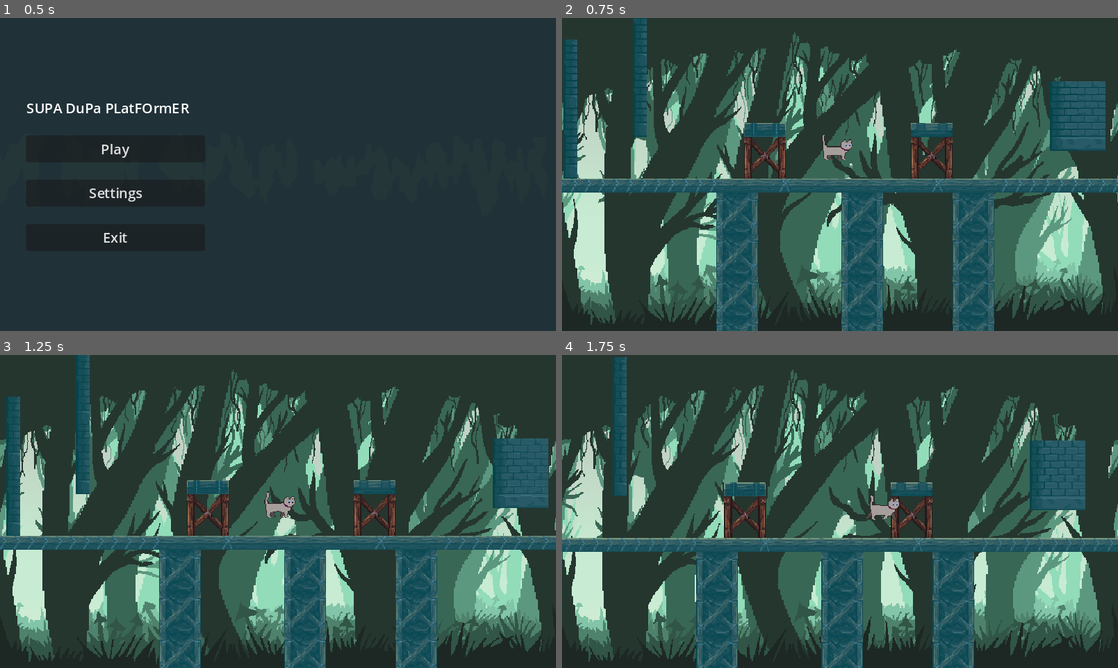
Above: before the commit, frames 1-4 (two rows, left to right).
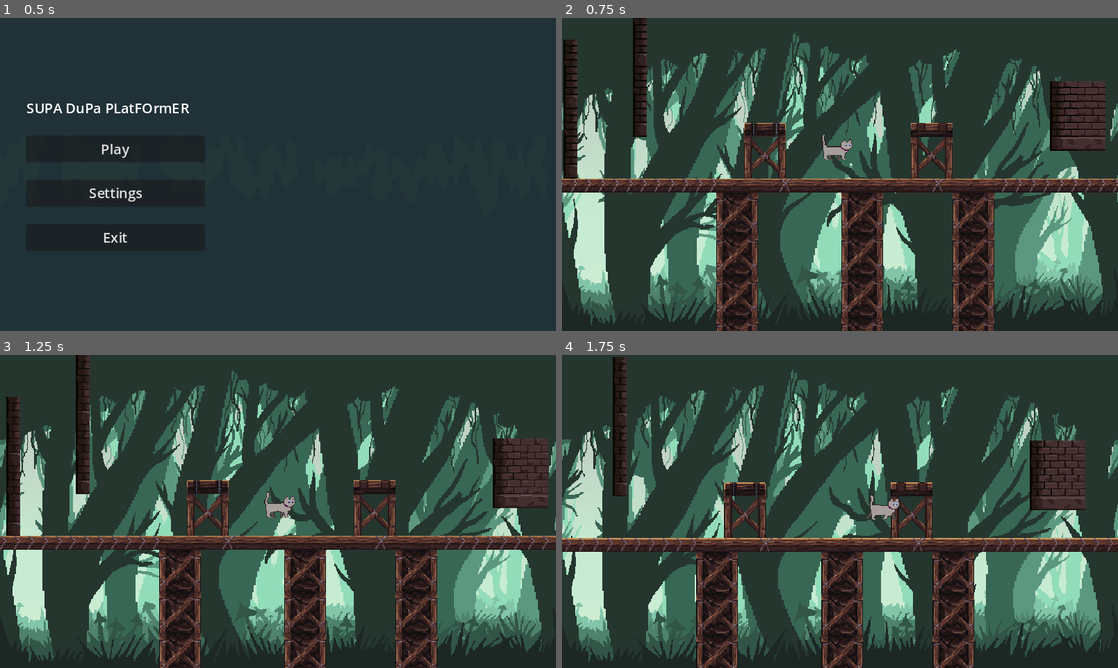
Above: after the commit, the same moments.

Repository: DrDGS/CatPlatformer
Game: Godot game, scene res://Scenes/UI/main_menu.tscn
Same seed, same stepped clock (60 frames per second), same inputs: the game is played once before the commit and once after it.
Inputs:
- Up to frame 1 (0.5 s): no input
- Up to frame 2 (0.75 s): click "Play" at 0.5 s
- Up to frame 3 (1.25 s): no input
- Up to frame 4 (1.75 s): hold D (move_right) from 1.28 s (still down); hold Shift (run) from 1.28 s (still down); tap Space (jump) at 1.52, 1.55 s

Frame 1 is identical in both runs. In frame 2, 19% of the frame differs, in the area x 0-100%, y 0-100%; in frame 3, 18%; in frame 4, 17%.
Error in both runs: Invalid operands 'float' and 'Vector2' in operator '+'. (res://Scripts/Character/Player.gd:77)

Commit message:
Bug fixed and fixed spam direction on wall

Diff:
--- a/Scenes/Levels/testing_scene.tscn
+++ b/Scenes/Levels/testing_scene.tscn
@@ -163,7 +163,6 @@
 [node name="TileMap" type="TileMap" parent="."]
 position = Vector2(13, 0)
 tile_set = ExtResource("5_10bsf")
-collision_visibility_mode = 1
 format = 2
 layer_0/name = "Climbing"
 layer_0/tile_data = PackedInt32Array(851958, 3080192, 6, 917494, 3080192, 7, 983030, 3080192, 8, 851959, 3145728, 6, 91 …(5732 unchanged characters)…
--- a/Scenes/PrefabScenes/character_body_2d.tscn
+++ b/Scenes/PrefabScenes/character_body_2d.tscn
@@ -22,6 +22,86 @@
 "values": [0, 1, 2, 3, 4, 5, 6, 7, 8, 9, 10, 11]
 }
 
+[sub_resource type="Animation" id="Animation_iydob"]
+resource_name = "CatJump"
+length = 0.95
+tracks/0/type = "value"
+tracks/0/imported = false
+tracks/0/enabled = true
+tracks/0/path = NodePath("Sprite2D:frame")
+tracks/0/interp = 1
+tracks/0/loop_wrap = true
+tracks/0/keys = {
+"times": PackedFloat32Array(0, 0.1, 0.2, 0.3, 0.4, 0.5, 0.6, 0.7, 0.8, 0.9),
+"transitions": PackedFloat32Array(1, 1, 1, 1, 1, 1, 1, 1, 1, 1),
+"update": 1,
+"values": [42, 43, 44, 45, 46, 47, 48, 49, 50, 51]
+}
+
+[sub_resource type="Animation" id="Animation_b7k0q"]
+length = 0.05
+loop_mode = 1
+tracks/0/type = "value"
+tracks/0/imported = false
+tracks/0/enabled = true
+tracks/0/path = NodePath("Sprite2D:frame")
+tracks/0/interp = 1
+tracks/0/loop_wrap = true
+tracks/0/keys = {
+"times": PackedFloat32Array(0),
+"transitions": PackedFloat32Array(1),
+"update": 0,
+"values": [47]
+}
+
+[sub_resource type="Animation" id="Animation_uoocj"]
+resource_name = "CatJumpFinish"
+length = 0.45
+tracks/0/type = "value"
+tracks/0/imported = false
+tracks/0/enabled = true
+tracks/0/path = NodePath("Sprite2D:frame")
+tracks/0/interp = 1
+tracks/0/loop_wrap = true
+tracks/0/keys = {
+"times": PackedFloat32Array(0, 0.1, 0.2, 0.3, 0.4),
+"transitions": PackedFloat32Array(1, 1, 1, 1, 1),
+"update": 0,
+"values": [47, 48, 49, 50, 51]
+}
+
+[sub_resource type="Animation" id="Animation_t1dv6"]
+resource_name = "CatJump"
+length = 0.45
+tracks/0/type = "value"
+tracks/0/imported = false
+tracks/0/enabled = true
+tracks/0/path = NodePath("Sprite2D:frame")
+tracks/0/interp = 1
+tracks/0/loop_wrap = true
+tracks/0/keys = {
+"times": PackedFloat32Array(0, 0.1, 0.2, 0.3, 0.4),
+"transitions": PackedFloat32Array(1, 1, 1, 1, 1),
+"update": 0,
+"values": [42, 43, 44, 45, 46]
+}
+
+[sub_resource type="Animation" id="Animation_k6pg5"]
+length = 0.05
+loop_mode = 1
+tracks/0/type = "value"
+tracks/0/imported = false
+tracks/0/enabled = true
+tracks/0/path = NodePath("Sprite2D:frame")
+tracks/0/interp = 1
+tracks/0/loop_wrap = true
+tracks/0/keys = {
+"times": PackedFloat32Array(0),
+"transitions": PackedFloat32Array(1),
+"update": 0,
+"values": [46]
+}
+
 [sub_resource type="Animation" id="Animation_sddgb"]
 resource_name = "CatOnWall"
 length = 1.05
@@ -85,86 +165,6 @@
 "transitions": PackedFloat32Array(1),
 "update": 0,
 "values": [0]
-}
-
-[sub_resource type="Animation" id="Animation_t1dv6"]
-resource_name = "CatJump"
-length = 0.45
-tracks/0/type = "value"
-tracks/0/imported = false
-tracks/0/enabled = true
-tracks/0/path = NodePath("Sprite2D:frame")
-tracks/0/interp = 1
-tracks/0/loop_wrap = true
-tracks/0/keys = {
-"times": PackedFloat32Array(0, 0.1, 0.2, 0.3, 0.4),
-"transitions": PackedFloat32Array(1, 1, 1, 1, 1),
-"update": 0,
-"values": [42, 43, 44, 45, 46]
-}
-
-[sub_resource type="Animation" id="Animation_b7k0q"]
-length = 0.05
-loop_mode = 1
-tracks/0/type = "value"
-tracks/0/imported = false
-tracks/0/enabled = true
-tracks/0/path = NodePath("Sprite2D:frame")
-tracks/0/interp = 1
-tracks/0/loop_wrap = true
-tracks/0/keys = {
-"times": PackedFloat32Array(0),
-"transitions": PackedFloat32Array(1),
-"update": 0,
-"values": [47]
-}
-
-[sub_resource type="Animation" id="Animation_uoocj"]
-resource_name = "CatJumpFinish"
-length = 0.45
-tracks/0/type = "value"
-tracks/0/imported = false
-tracks/0/enabled = true
-tracks/0/path = NodePath("Sprite2D:frame")
-tracks/0/interp = 1
-tracks/0/loop_wrap = true
-tracks/0/keys = {
-"times": PackedFloat32Array(0, 0.1, 0.2, 0.3, 0.4),
-"transitions": PackedFloat32Array(1, 1, 1, 1, 1),
-"update": 0,
-"values": [47, 48, 49, 50, 51]
-}
-
-[sub_resource type="Animation" id="Animation_k6pg5"]
-length = 0.05
-loop_mode = 1
-tracks/0/type = "value"
-tracks/0/imported = false
-tracks/0/enabled = true
-tracks/0/path = NodePath("Sprite2D:frame")
-tracks/0/interp = 1
-tracks/0/loop_wrap = true
-tracks/0/keys = {
-"times": PackedFloat32Array(0),
-"transitions": PackedFloat32Array(1),
-"update": 0,
-"values": [46]
-}
-
-[sub_resource type="Animation" id="Animation_iydob"]
-resource_name = "CatJump"
-length = 0.95
-tracks/0/type = "value"
-tracks/0/imported = false
-tracks/0/enabled = true
-tracks/0/path = NodePath("Sprite2D:frame")
-tracks/0/interp = 1
-tracks/0/loop_wrap = true
-tracks/0/keys = {
-"times": PackedFloat32Array(0, 0.1, 0.2, 0.3, 0.4, 0.5, 0.6, 0.7, 0.8, 0.9),
-"transitions": PackedFloat32Array(1, 1, 1, 1, 1, 1, 1, 1, 1, 1),
-"update": 1,
-"values": [42, 43, 44, 45, 46, 47, 48, 49, 50, 51]
 }
 
 [sub_resource type="AnimationLibrary" id="AnimationLibrary_svf60"]
--- a/Scripts/Character/Player.gd
+++ b/Scripts/Character/Player.gd
@@ -162,6 +162,8 @@
 
 
 func player_jump():
+	if not is_on_wall():
+		plInput.can_climb_wall = true
 	if plInput.in_air:
 		if is_on_floor():
 			velocity.y = JUMP_VELOCITY - (abs(velocity.x) * JUMP_HEIGHT_FACTOR_FROM_X)
@@ -181,7 +183,7 @@
 		elif plInput.direction and plInput.is_run:
 			player_state = State.Run
 
-	if is_on_wall() and plInput.direction:
+	if is_on_wall() and plInput.direction and plInput.can_climb_wall:
 		plInput.in_air_all = false
 		idle_timer.wait_time = TIME_TO_IDLE
 		idle_timer.start()
@@ -189,9 +191,8 @@
 
 
 func player_onWall():
-	if is_on_wall() and not is_on_floor() and plInput.direction and (velocity.x == 0 or abs(get_wall_normal().x) / get_wall_normal().x == abs(velocity.x) / velocity.x):
-		print(get_wall_normal().x)
-		print(plInput.direction)
+	if is_on_wall() and not is_on_floor() and plInput.direction:
+		plInput.can_climb_wall = false
 		velocity.x = plInput.direction * SPEED
 		var collision = get_slide_collision(0)
 		var body = collision.get_collider()
@@ -207,7 +208,7 @@
 		idle_timer.stop()
 		flip_h(Vector2(-plInput.direction, 0))
 		velocity.y = JUMP_VELOCITY
-		velocity.x = -(abs(plInput.direction) / plInput.direction) * WALL_KNOKBACK * (2 if was_running else 1) * speed_coef
+		velocity.x = (get_wall_normal().x) * WALL_KNOKBACK * (2 if was_running else 1) * speed_coef
 		player_state = State.Jump
 
 
--- a/Scripts/Character/PlayerInput.gd
+++ b/Scripts/Character/PlayerInput.gd
@@ -5,6 +5,7 @@
 var is_jump
 var in_air
 var in_air_all
+var can_climb_wall
 
 # Input handler
 # List of actions
